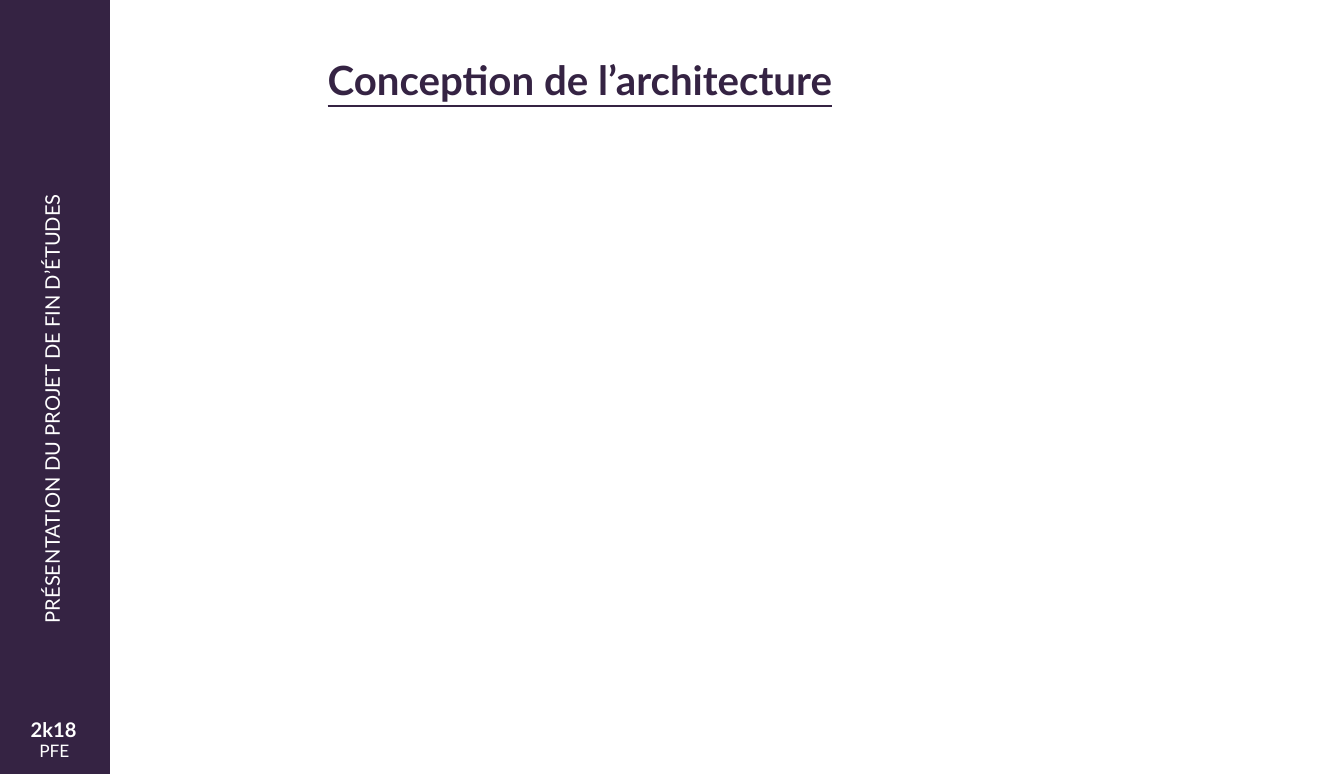
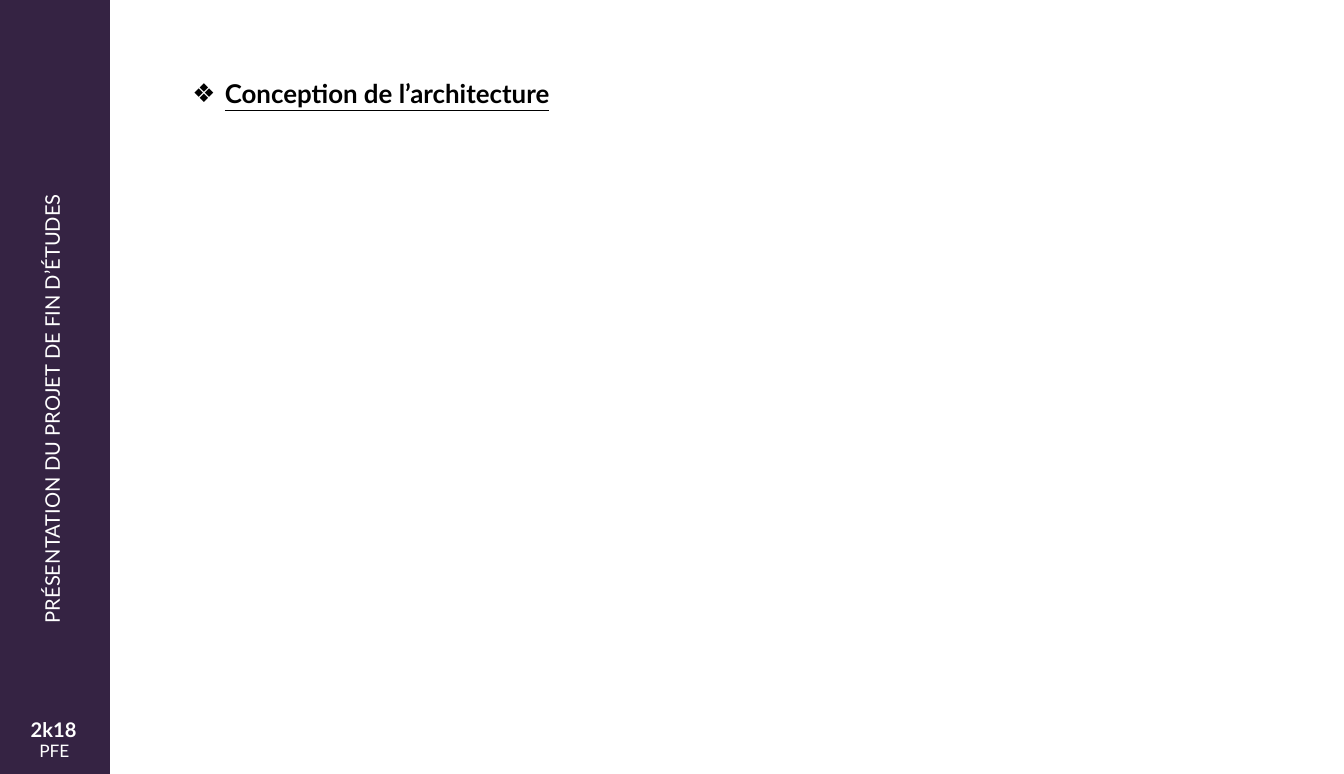
Before and after one commit to mjayari/PFE_Project, a slide deck: slide 34 of Présentation-PFE.pptx (slide 14 before the commit). Drawn at 1344x774 pixels with LibreOffice and Linux fonts; fonts in the diff are those of the drawing; background and template pictures are left out. Boxes give left, top, right and bottom in pixels: in the first picture for what was removed or moved away, otherwise in the second. Text is boxed around its words. In the diff, an @@ line names an element or a change of style, - is before the commit and + after.

```diff
--- a/Présentation-PFE.pptx
+++ b/Présentation-PFE.pptx
@@ text "Conception de l’architecture": place and size @@
-text "Conception de l’architecture" at (328, 64, 832, 102)
+text "Conception de l’architecture" at (225, 83, 550, 108)
@@ text "Conception de l’architecture" at (225, 83, 550, 108): size 28 to 18 pt, text colour #352343 to #000000; bullet none to ❖; line spacing 0.9 to 1.5 @@
```
Also in this commit, not shown: 22 other slides changed, 14 slides added, 2 slides removed, 3 other files.
